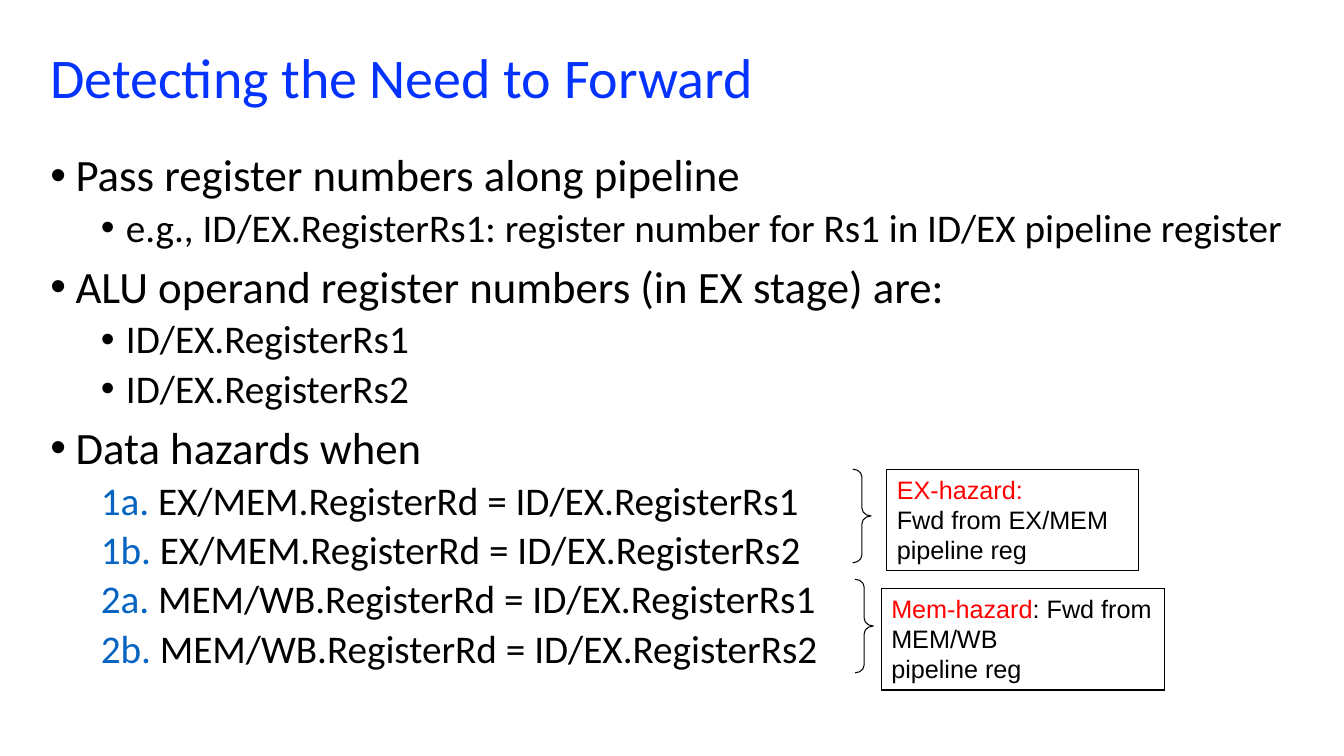
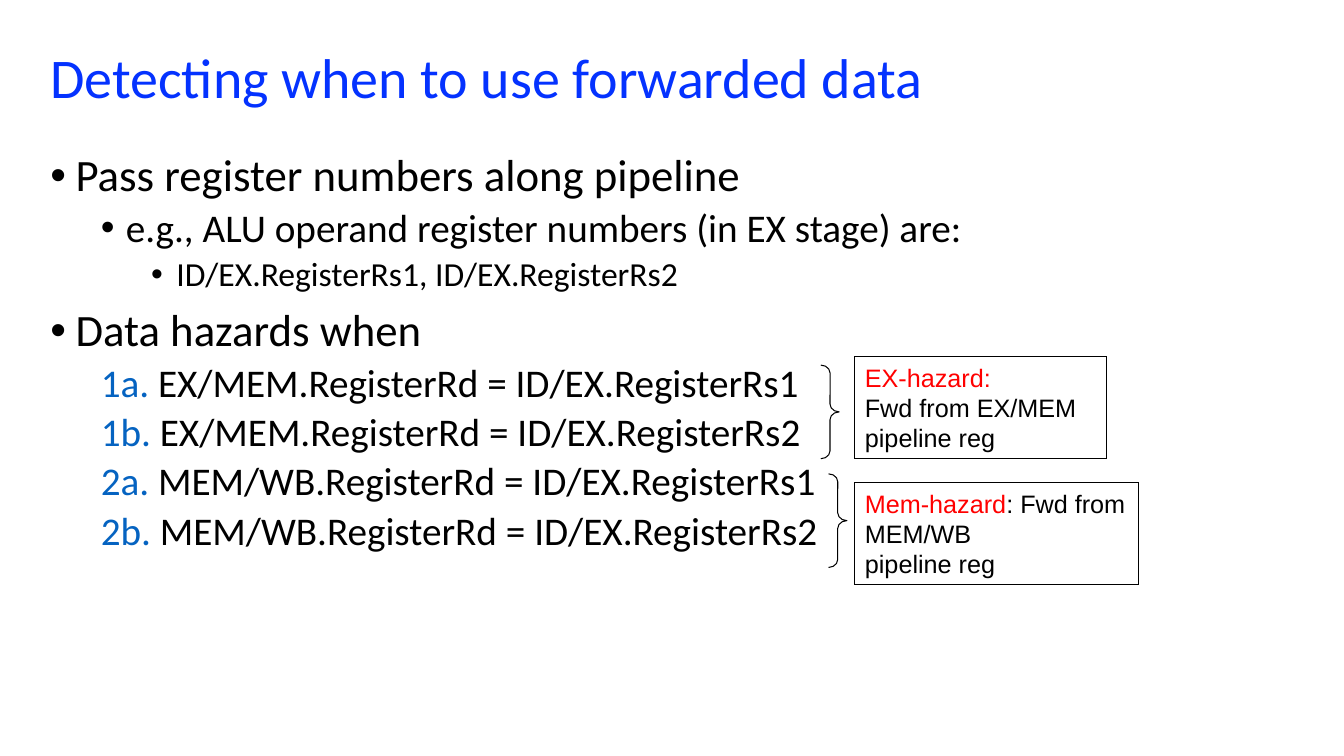
Before and after one commit to NYU-CSO/nyu-cso.github.io, a slide deck: slide 10 of notes/arch-cpu-pipeline.pptx (slide 32 before the commit). Drawn at 1344x756 pixels with LibreOffice and Linux fonts; fonts in the diff are those of the drawing. Boxes give left, top, right and bottom in pixels: in the first picture for what was removed or moved away, otherwise in the second. Text is boxed around its words. In the diff, an @@ line names an element or a change of style, - is before the commit and + after.

```diff
--- a/notes/arch-cpu-pipeline.pptx
+++ b/notes/arch-cpu-pipeline.pptx
@@ title at [50,59,923,108]: text changed @@
-Detecting the Need to Forward
+Detecting when to use forwarded data
@@ text at [126,213,961,292]: text changed @@
-  • e.g., ID/EX.RegisterRs1: register number for Rs1 in ID/EX pipeline register
-• ALU operand register numbers (in EX stage) are:
-  • ID/EX.RegisterRs1
-  • ID/EX.RegisterRs2
+  • e.g., ALU operand register numbers (in EX stage) are:
+    • ID/EX.RegisterRs1, ID/EX.RegisterRs2
@@ rectangle "EX-hazard:": place and size @@
-rectangle "EX-hazard:" at [887,469,1138,571]
+rectangle "EX-hazard:" at [855,357,1106,459]
@@ right brace: place and size @@
-right brace at [853,469,871,563]
+right brace at [821,365,839,459]
@@ right brace: place and size @@
-right brace at [855,580,873,674]
+right brace at [829,474,847,568]
@@ rectangle "Mem-hazard: Fwd from MEM/WB pipeline ...": place and size @@
-rectangle "Mem-hazard: Fwd from MEM/WB pipeline ..." at [881,589,1165,691]
+rectangle "Mem-hazard: Fwd from MEM/WB pipeline ..." at [855,483,1138,585]
```
Also in this commit, not shown: 10 other slides changed, 16 slides added, 24 slides removed, 3 other files.
